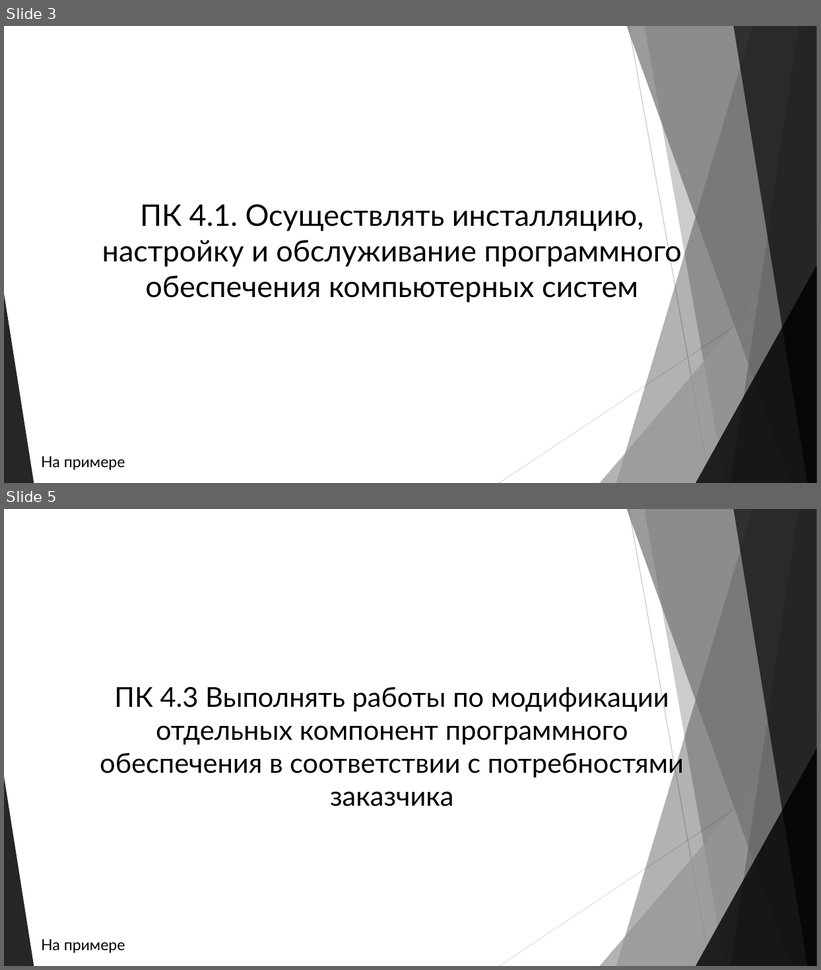
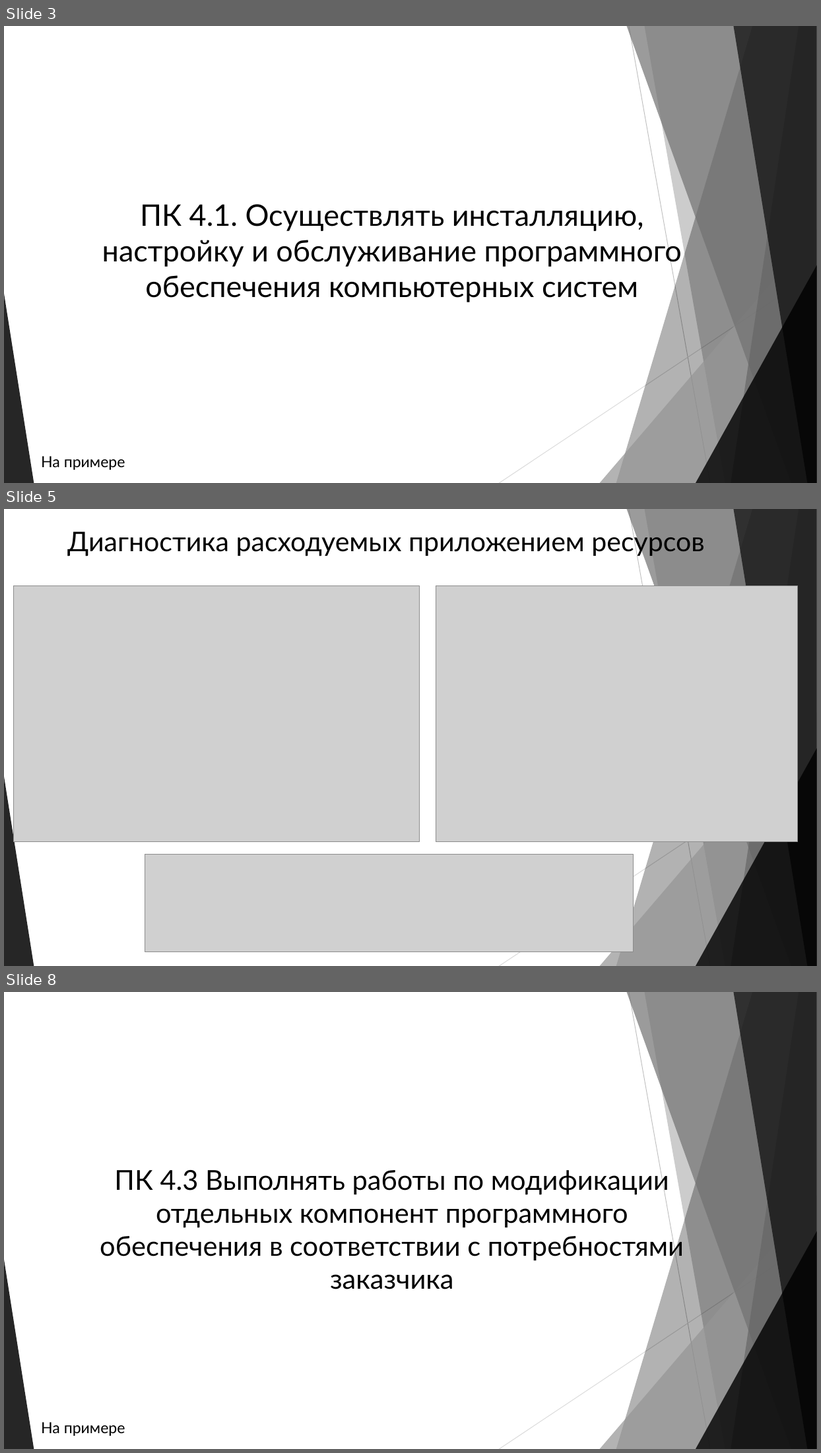
Before and after one commit to AlexGopher802/Qual_PM04, a slide deck: Презентация.pptx. Shown one above the other, each under a label of ours: slides 3 and 5 before the commit, slides 3, 5 and 8 after it; the slides between them are not shown. The pictures are 821x970 and 821x1453 pixels, drawn with LibreOffice and Linux fonts; fonts in the diff are those of the drawing; grey boxes stand for pictures. Boxes give left, top, right and bottom in pixels: in the first picture for what was removed or moved away, otherwise in the second. Text is boxed around its words. In the diff, an @@ line names an element or a change of style, - is before the commit and + after.

```diff
--- a/Презентация.pptx
+++ b/Презентация.pptx
@@ slide 5 added at box(4, 509, 817, 966), background #FFFFFF; not listed: 10 template elements that a slide beside it also shows @@
@@ text added at box(67, 527, 704, 557), 32 pt, text #000000 @@
+Диагностика расходуемых приложением ресурсов
@@ picture added at box(14, 586, 420, 843) @@
@@ picture added at box(436, 586, 797, 843) @@
@@ picture added at box(145, 854, 633, 952) @@
@@ what was slide 5 is now slide 8 @@
```
Also in this commit, not shown: 1 slide changed, 2 other slides added, 11 other files.
